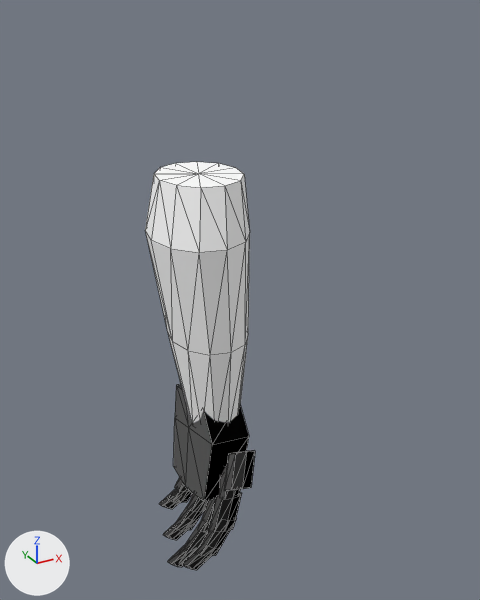
The OBJ model data/MODEL/player/ForeArm_L.obj: old version first, new version second.
Rendered twice from a camera (50 mm lens) standing at (-1.69, -3.61, 0.91) and looking at (0.28, -0.03, -0.88). The lights are fixed; the arrows at lower left show +X, +Y and +Z. Mesh edges are drawn as thin lines. Where no turn or scale is listed for an object, it has been applied to the vertices.

The scene before the commit, as lines of its bpy script (objects in view):
```python
me_forearm_l = bpy.data.meshes.new('ForeArm_L')
me_forearm_l.from_pydata(...)  # 320 vertices, 576 faces; spans x -0.41..0.28, y -0.56..0.37, z -2.76..0.01
me_forearm_l.materials.append(mat_lambert15sg)  # white #ffffff
ob_forearm_l = bpy.data.objects.new('ForeArm_L', me_forearm_l)
ob_forearm_l.location = (0.0, 0.0, 0.0)
```
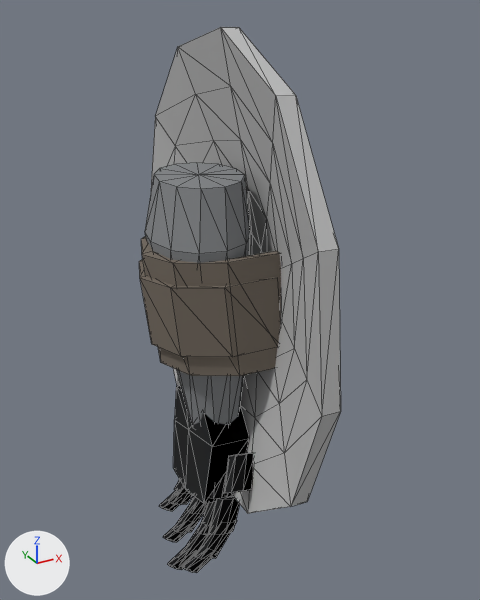
Boxes (x1, y1, x2, y2) around the edits, measured in the pictures (480 x 600 px; the box of a moved part takes in the faces that stretch with it):
'ForeArm_L', reshaped (83% wider, 34% taller): before (145, 162, 255, 570); after (139, 27, 341, 573)
part 1 of me_forearm_l, moved or reshaped: before (198, 518, 237, 556); after (197, 521, 237, 559)
part 2 of me_forearm_l, moved or reshaped: before (200, 498, 216, 532); after (201, 501, 216, 534)
part 3 of me_forearm_l, moved or reshaped: before (224, 451, 255, 491); after (224, 453, 253, 493)
part 4 of me_forearm_l, moved or reshaped: before (208, 492, 242, 531); after (208, 496, 240, 534)
part 5 of me_forearm_l, moved or reshaped: before (182, 549, 211, 570); after (182, 550, 211, 573)
part 6 of me_forearm_l, moved or reshaped: before (159, 491, 179, 509); after (159, 493, 179, 511)
part 7 of me_forearm_l, moved or reshaped: before (174, 477, 190, 492); after (174, 479, 189, 494)
part 8 of me_forearm_l, moved or reshaped: before (219, 466, 240, 499); after (210, 479, 228, 499)
part 9 of me_forearm_l, moved or reshaped: before (176, 504, 204, 530); after (176, 506, 204, 533)
part 10 of me_forearm_l, moved or reshaped: before (168, 546, 187, 567); after (167, 547, 187, 570)
part 11 of me_forearm_l, moved or reshaped: before (163, 520, 198, 540); after (163, 525, 186, 542)
part 12 of me_forearm_l, moved or reshaped: before (183, 521, 208, 559); after (183, 524, 208, 564)
part 13 of me_forearm_l, moved or reshaped: before (145, 162, 250, 423); after (145, 163, 250, 425)
part 14 of me_forearm_l, moved or reshaped: before (189, 493, 208, 511); after (189, 496, 208, 514)
part 15 of me_forearm_l, moved or reshaped: before (173, 489, 193, 503); after (172, 491, 193, 505)
part 16 of me_forearm_l, moved or reshaped: before (173, 384, 249, 502); after (173, 386, 249, 504)
part 17 of me_forearm_l, added: after (151, 27, 341, 513)
part 18 of me_forearm_l, added: after (141, 236, 281, 376)
part 19 of me_forearm_l, added: after (139, 259, 281, 357)

Diff of the bpy script that builds the scene:
```diff
--- a/data/MODEL/player/ForeArm_L.obj.py
+++ b/data/MODEL/player/ForeArm_L.obj.py
@@ me_forearm_l @@
-me_forearm_l.from_pydata(...)  # 320 vertices, 576 faces; spans x -0.41..0.28, y -0.56..0.37, z -2.76..0.01
-me_forearm_l.materials.append(mat_lambert15sg)  # white #ffffff
+me_forearm_l.from_pydata(...)  # 498 vertices, 920 faces; spans x -0.42..0.64, y -1.42..1.45, z -2.76..0.81
+# me_forearm_l part 1: the loose piece of 18 vertices spanning x -0.27..0.08, y -0.45..-0.29, z -2.59..-2.34 is moved by (-0.01, -0.02, 0.0), in mat_lambert3sg (grey #848689)
+# me_forearm_l part 2: the loose piece of 18 vertices spanning x -0.16..0.23, y -0.27..-0.07, z -2.58..-2.2 is moved by (-0.01, -0.02, 0.0), in mat_lambert3sg (grey #848689)
+# me_forearm_l part 3: the loose piece of 18 vertices spanning x -0.1..0.2, y -0.56..-0.32, z -2.06..-1.78 is moved by (-0.01, -0.02, 0.0), in mat_lambert3sg (grey #848689)
+# me_forearm_l part 4: the loose piece of 18 vertices spanning x -0.15..0.15, y -0.41..-0.23, z -2.47..-2.2 is moved by (-0.01, -0.02, 0.0), in mat_lambert3sg (grey #848689)
+# me_forearm_l part 5: the loose piece of 18 vertices spanning x -0.38..-0.09, y -0.46..-0.35, z -2.64..-2.48 is moved by (-0.01, -0.02, 0.0), in mat_lambert3sg (grey #848689)
+# me_forearm_l part 6: the loose piece of 18 vertices spanning x -0.3..-0.01, y 0.14..0.25, z -2.61..-2.45 is moved by (-0.01, -0.02, 0.0), in mat_lambert3sg (grey #848689)
+# me_forearm_l part 7: the loose piece of 18 vertices spanning x -0.16..0.17, y 0.12..0.27, z -2.49..-2.18 is moved by (-0.01, -0.02, 0.0), in mat_lambert3sg (grey #848689)
+# me_forearm_l part 8: the loose piece of 18 vertices spanning x -0.05..0.19, y -0.38..-0.2, z -2.22..-1.95 is moved by (-0.07, 0.04, 0.0), in mat_lambert3sg (grey #848689)
+# me_forearm_l part 9: the loose piece of 18 vertices spanning x -0.27..0.08, y -0.05..0.07, z -2.68..-2.42 is moved by (-0.01, -0.02, 0.0), in mat_lambert3sg (grey #848689)
+# me_forearm_l part 10: the loose piece of 18 vertices spanning x -0.41..-0.13, y -0.28..-0.17, z -2.76..-2.6 is moved by (-0.01, -0.02, 0.0), in mat_lambert3sg (grey #848689)
+# me_forearm_l part 11: the loose piece of 18 vertices spanning x -0.35..-0.07, y -0.06..0.05, z -2.71..-2.56 is moved by (-0.01, -0.02, 0.0), in mat_lambert3sg (grey #848689)
+# me_forearm_l part 12: the loose piece of 18 vertices spanning x -0.36..0.04, y -0.28..-0.15, z -2.76..-2.46 is moved by (-0.01, -0.02, 0.0), in mat_lambert3sg (grey #848689)
+# me_forearm_l part 13: the loose piece of 50 vertices spanning x -0.33..0.28, y -0.44..0.37, z -1.76..0.01 is moved by (-0.01, -0.02, 0.0), in mat_lambert3sg (grey #848689)
+# me_forearm_l part 14: the loose piece of 18 vertices spanning x -0.14..0.21, y -0.05..0.1, z -2.55..-2.22 is moved by (-0.01, -0.02, 0.0), in mat_lambert3sg (grey #848689)
+# me_forearm_l part 15: the loose piece of 18 vertices spanning x -0.22..0.07, y 0.14..0.26, z -2.58..-2.39 is moved by (-0.01, -0.02, 0.0), in mat_lambert3sg (grey #848689)
+# me_forearm_l part 16: the loose piece of 18 vertices spanning x -0.14..0.19, y -0.34..0.27, z -2.35..-1.54 is moved by (-0.01, -0.02, 0.0), in mat_lambert3sg (grey #848689)
+# me_forearm_l part 17: a new loose piece of 122 vertices spanning x -0.03..0.64, y -1.42..1.45, z -2.31..0.81
+# me_forearm_l part 18: a new loose piece of 28 vertices spanning x -0.4..0.34, y -0.55..0.44, z -1.19..-0.39, in mat_lambert11sg (brown #766c61)
+# me_forearm_l part 19: a new loose piece of 28 vertices spanning x -0.42..0.29, y -0.55..0.44, z -1.04..-0.53, in mat_lambert11sg (brown #766c61)
+me_forearm_l.materials.append(mat_lambert3sg)  # grey #848689
+me_forearm_l.materials.append(mat_initialshadinggroup)  # grey #bcbcbc
+me_forearm_l.materials.append(mat_lambert6sg)  # grey #acacac
+me_forearm_l.materials.append(mat_lambert5sg)  # light grey #c4c4c4
+me_forearm_l.materials.append(mat_lambert11sg)  # brown #766c61
```
